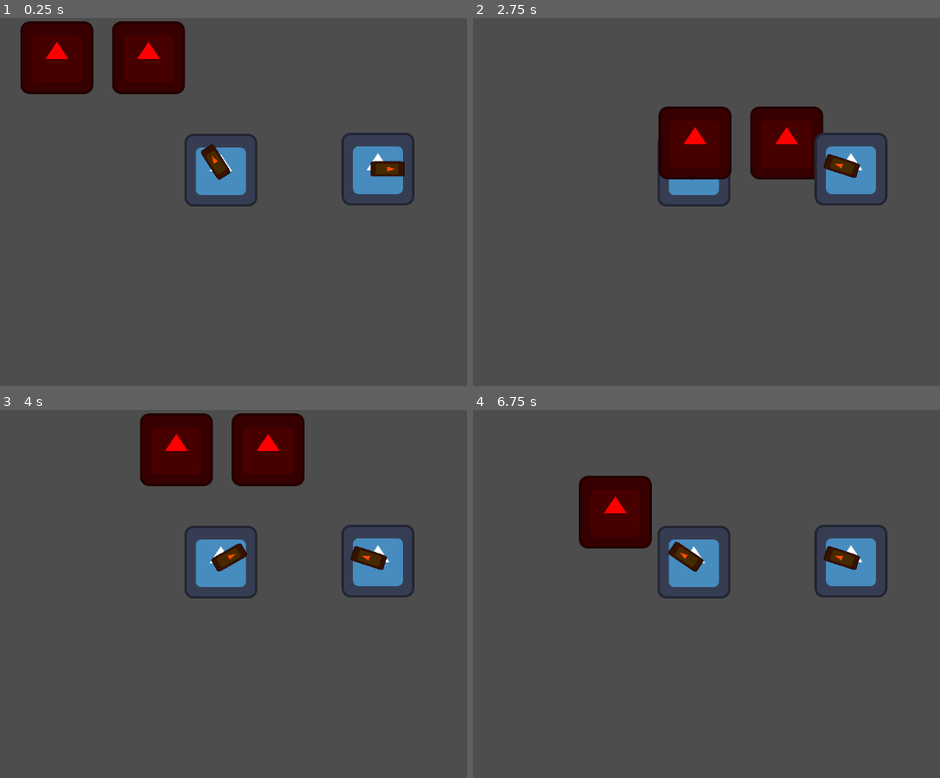
Above: before the commit, frames 1-4 (two rows, left to right).
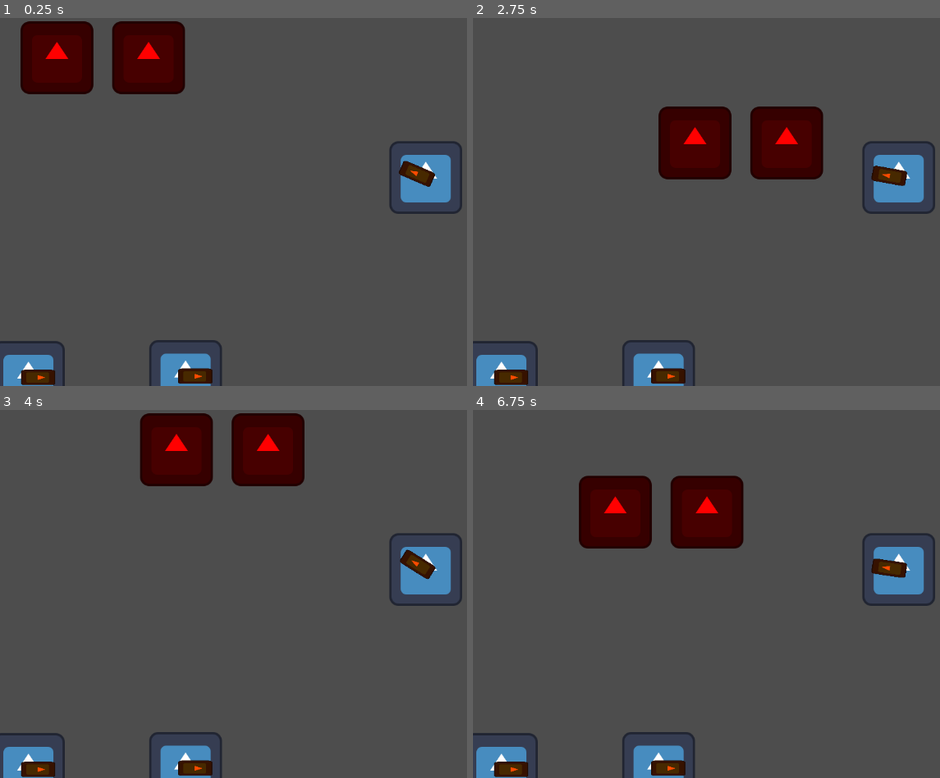
Above: after the commit, the same moments.

Repository: 418-Time/TD
Game: Godot game, scene res://Scenes/Maps/Test-Map/test_map.tscn
Two runs of this game, one before a commit and one after it. Both use one fixed random seed, a clock stepped at 60 frames per second and the inputs below. The project has no main scene, so this scene is started directly. The engine's default icon, where the game draws it, is replaced by a stand-in: a white triangle on a blue panel in a dark square.
Inputs:
- Up to frame 1 (0.25 s): no input
- Up to frame 2 (2.75 s): tap Enter at 0.5 s; hold Right (ui_right) 0.53-1.28 s; hold Down (ui_down) 1.28-2.03 s; hold Right (ui_right) from 2.03 s (still down)
- Up to frame 3 (4 s): release Right (ui_right) at 2.78 s; hold Up (ui_up) 2.78-3.53 s; hold Left (ui_left) from 3.53 s (still down)
- Up to frame 4 (6.75 s): release Left (ui_left) at 5.03 s; hold Down (ui_down) 5.03-5.78 s; hold Right (ui_right) 5.78-6.53 s; hold Up (ui_up) from 6.53 s (still down)

The runs differ from the first frame. In frame 1, 7.3% of the frame differs, in the area x 0-99%, y 31-100%; in frame 2, 6.4%; in frame 3, 7.3%; in frame 4, 10%, in the area x 0-99%, y 17-100%.

Commit message:
added mining and aoe tower

Diff:
--- /dev/null
+++ b/Scenes/Entities/AOE-Tower/AOE-Tower.tscn
@@ -0,0 +1,38 @@
+[gd_scene load_steps=4 format=3 uid="uid://4nhq4x2yv60w"]
+
+[ext_resource type="Texture2D" uid="uid://bvw1kmog58c62" path="res://Assets/Images/icon.svg" id="1_4ecnf"]
+[ext_resource type="Script" uid="uid://cn1a6to874nd4" path="res://Scenes/Entities/AOE-Tower/aoe_tower.gd" id="1_frx7m"]
+
+[sub_resource type="CircleShape2D" id="CircleShape2D_frx7m"]
+
+[node name="Aoe-tower" type="Node2D"]
+script = ExtResource("1_frx7m")
+
+[node name="TowerBody" type="Sprite2D" parent="."]
+texture = ExtResource("1_4ecnf")
+
+[node name="TowerGunHinge" type="Node2D" parent="."]
+
+[node name="TowerGun" type="Sprite2D" parent="TowerGunHinge"]
+modulate = Color(1, 0.294118, 0, 1)
+position = Vector2(17, -1.90735e-06)
+rotation = 1.57079
+scale = Vector2(0.210937, 0.472656)
+texture = ExtResource("1_4ecnf")
+
+[node name="AttackArea" type="Area2D" parent="TowerGunHinge"]
+visible = false
+position = Vector2(0, 5.91172e-12)
+
+[node name="AttackAreaShape" type="CollisionPolygon2D" parent="TowerGunHinge/AttackArea"]
+modulate = Color(0.627541, 0.300519, 0.137851, 0.470588)
+
+[node name="AttackRange" type="Area2D" parent="."]
+visible = false
+modulate = Color(0, 0.282353, 0.913725, 0.745098)
+
+[node name="AttackCollisionShape" type="CollisionShape2D" parent="AttackRange"]
+shape = SubResource("CircleShape2D_frx7m")
+
+[node name="AttackTimer" type="Timer" parent="."]
+one_shot = true
--- /dev/null
+++ b/Scenes/Entities/AOE-Tower/aoe_tower.gd
@@ -0,0 +1,32 @@
+extends BasicTower
+
+class_name AoeTower
+@onready var attack_area_shape: CollisionPolygon2D = $TowerGunHinge/AttackArea/AttackAreaShape
+@onready var attack_area: Area2D = $TowerGunHinge/AttackArea
+@export var turret_pattern : pattern
+
+enum pattern {
+	LINE,
+	CONE
+}
+
+var pattern_dictionary : Dictionary = {
+	pattern.LINE : PackedVector2Array([Vector2(0,5),Vector2(0,-5),Vector2(3000,-5),Vector2(3000,5)]),
+	pattern.CONE : PackedVector2Array([Vector2(0,0),Vector2(800,250),Vector2(800,-250)])
+}
+
+func _ready() -> void:
+	attack_area_shape.polygon = pattern_dictionary.get(turret_pattern)
+	attack_area.visible = is_attack_radious_visible
+	super._ready()
+
+func fire_at_target(target: Node2D):
+	tower_gun_hinge.look_at(target.position)
+	for enemy in attack_area.get_overlapping_areas():
+		if enemy.is_in_group("Enemy"):
+			enemy.get_parent().take_damage(attack_damage)
+	attack_timer.start()
+
+func _on_signal_toggle_attack_area_visible() -> void :
+	attack_area.visible = !is_attack_radious_visible
+	super._on_signal_toggle_attack_area_visible()
--- a/Scenes/Entities/Basic-Tower/BasicTower.gd
+++ b/Scenes/Entities/Basic-Tower/BasicTower.gd
@@ -9,8 +9,8 @@
 @export var is_attack_radious_visible : bool
 @export var enemies_in_range : Array[Node2D]
 #	loading data from scene
-@onready var attack_area : Shape2D = $AttackArea/AttackCollisionShape.shape
-@onready var visible_attack_area : Area2D = $AttackArea
+@onready var attack_range : Shape2D = $AttackRange/AttackCollisionShape.shape
+@onready var visible_attack_range : Area2D = $AttackRange
 @onready var attack_timer : Timer = $AttackTimer
 @onready var tower_gun_hinge: Node2D = $TowerGunHinge
 
@@ -23,13 +23,15 @@
 
 func _ready() -> void:
 #	setting variables on tower init
-	visible_attack_area.visible = is_attack_radious_visible
-	attack_area.radius = attack_range_radius
+	visible_attack_range.visible = is_attack_radious_visible
+	attack_range.radius = attack_range_radius
 	attack_timer.wait_time = attack_speed
+	visible_attack_range.connect("area_entered",_on_attack_area_area_entered)
+	visible_attack_range.connect("area_exited",_on_attack_area_area_exited)
 
 func _on_signal_toggle_attack_area_visible():
 	is_attack_radious_visible = !is_attack_radious_visible
-	visible_attack_area.visible = is_attack_radious_visible
+	visible_attack_range.visible = is_attack_radious_visible
 
 func _process(delta: float) -> void:
 	if enemies_in_range.size() == 0:
--- a/Scenes/Entities/Basic-Tower/BasicTower.tscn
+++ b/Scenes/Entities/Basic-Tower/BasicTower.tscn
@@ -20,15 +20,12 @@
 scale = Vector2(0.210937, 0.472656)
 texture = ExtResource("2_reixr")
 
-[node name="AttackArea" type="Area2D" parent="."]
+[node name="AttackRange" type="Area2D" parent="."]
 visible = false
 modulate = Color(0, 0.282353, 0.913725, 0.745098)
 
-[node name="AttackCollisionShape" type="CollisionShape2D" parent="AttackArea"]
+[node name="AttackCollisionShape" type="CollisionShape2D" parent="AttackRange"]
 shape = SubResource("CircleShape2D_cajsm")
 
 [node name="AttackTimer" type="Timer" parent="."]
 one_shot = true
-
-[connection signal="area_entered" from="AttackArea" to="." method="_on_attack_area_area_entered"]
-[connection signal="area_exited" from="AttackArea" to="." method="_on_attack_area_area_exited"]
--- /dev/null
+++ b/Scenes/Entities/Mining-Tower/Mining-Tower.tscn
@@ -0,0 +1,14 @@
+[gd_scene load_steps=3 format=3 uid="uid://djv78ffju780e"]
+
+[ext_resource type="Script" uid="uid://d2sxw27qj0crf" path="res://Scenes/Entities/Mining-Tower/mining_tower.gd" id="1_e6w78"]
+[ext_resource type="Texture2D" uid="uid://bvw1kmog58c62" path="res://Assets/Images/icon.svg" id="1_v27kr"]
+
+[node name="Mining-tower" type="Node2D"]
+script = ExtResource("1_e6w78")
+
+[node name="Sprite2D" type="Sprite2D" parent="."]
+texture = ExtResource("1_v27kr")
+
+[node name="Timer" type="Timer" parent="."]
+
+[connection signal="timeout" from="Timer" to="." method="_on_timer_timeout"]
--- /dev/null
+++ b/Scenes/Entities/Mining-Tower/mining_tower.gd
@@ -0,0 +1,22 @@
+extends Node2D
+
+class_name MiningTower
+
+@export var Mining_time : int
+@export var Mining_amount : int
+@onready var timer : Timer = $Timer
+
+func _init() -> void:
+	timer.wait_time = Mining_time
+	timer.autostart = true
+
+# to delete var
+var money : int
+func earn_money() -> void :
+#	add global mining
+	money += Mining_amount
+
+#zawsze gdy time się skończy to się dzieje więc trzeba będzie coś zrobić jeżeli będziemy pauzować gre np. pauzować timery
+func _on_timer_timeout() -> void:
+	earn_money()
+	pass # Replace with function body.
--- a/Scenes/Entities/Single-enemy-tower/Single-enemy-tower.tscn
+++ b/Scenes/Entities/Single-enemy-tower/Single-enemy-tower.tscn
@@ -20,15 +20,12 @@
 scale = Vector2(0.210937, 0.472656)
 texture = ExtResource("2_weimo")
 
-[node name="AttackArea" type="Area2D" parent="."]
+[node name="AttackRange" type="Area2D" parent="."]
 visible = false
 modulate = Color(0, 0.282353, 0.913725, 0.745098)
 
-[node name="AttackCollisionShape" type="CollisionShape2D" parent="AttackArea"]
+[node name="AttackCollisionShape" type="CollisionShape2D" parent="AttackRange"]
 shape = SubResource("CircleShape2D_3x4uo")
 
 [node name="AttackTimer" type="Timer" parent="."]
 one_shot = true
-
-[connection signal="area_entered" from="AttackArea" to="." method="_on_attack_area_area_entered"]
-[connection signal="area_exited" from="AttackArea" to="." method="_on_attack_area_area_exited"]
--- a/Scenes/Maps/Test-Map/test_map.tscn
+++ b/Scenes/Maps/Test-Map/test_map.tscn
@@ -1,13 +1,14 @@
-[gd_scene load_steps=4 format=3 uid="uid://c3b1w34g4rs4n"]
+[gd_scene load_steps=5 format=3 uid="uid://c3b1w34g4rs4n"]
 
 [ext_resource type="PackedScene" uid="uid://c50qs6yd3syyy" path="res://Scenes/Entities/Basic-Tower/BasicTower.tscn" id="1_g1jdw"]
 [ext_resource type="PackedScene" uid="uid://b0ngkmvbx4ddy" path="res://Scenes/Entities/Sample-Enemy/Sample-enemy.tscn" id="2_5uicl"]
 [ext_resource type="PackedScene" uid="uid://bu447wxhwpr1q" path="res://Scenes/Entities/Single-enemy-tower/Single-enemy-tower.tscn" id="3_5uicl"]
+[ext_resource type="PackedScene" uid="uid://4nhq4x2yv60w" path="res://Scenes/Entities/AOE-Tower/AOE-Tower.tscn" id="4_x2b1q"]
 
 [node name="TestMap" type="Node2D"]
 
 [node name="BasicTower" parent="." instance=ExtResource("1_g1jdw")]
-position = Vector2(388, 268)
+position = Vector2(50, 633)
 attack_speed = 3
 attack_range_radius = 200
 attack_damage = 3
@@ -22,8 +23,16 @@
 distance_to_base = 9
 
 [node name="Single-enemy-tower" parent="." instance=ExtResource("3_5uicl")]
-position = Vector2(664, 266)
+position = Vector2(326, 631)
 attack_speed = 3
 attack_range_radius = 200
 attack_damage = 1
 is_attack_radious_visible = true
+
+[node name="Aoe-tower" parent="." instance=ExtResource("4_x2b1q")]
+position = Vector2(748, 281)
+turret_pattern = 1
+attack_speed = 1
+attack_range_radius = 500
+attack_damage = 1
+is_attack_radious_visible = true
Not shown, added: Scenes/Entities/AOE-Tower/aoe_tower.gd.uid
Not shown, added: Scenes/Entities/Mining-Tower/mining_tower.gd.uid
